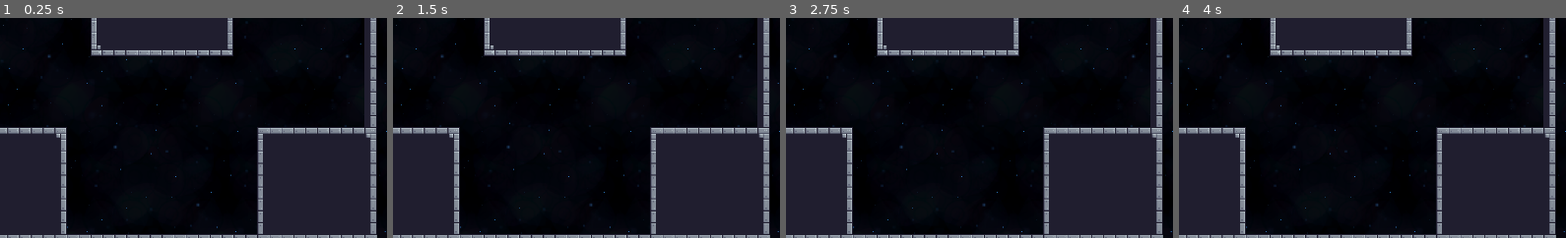
Above: before the commit, frames 1-4 (left to right).
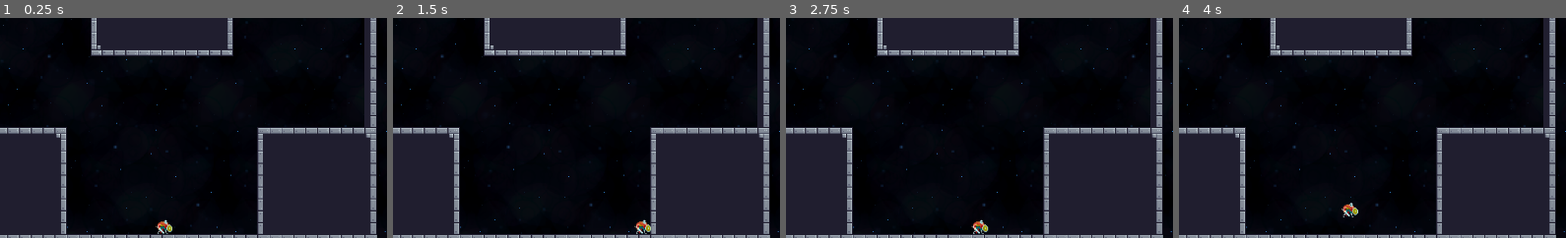
Above: after the commit, the same moments.

Repository: POJSpace/team1-godot-game
Game: Godot game, scene res://Game.tscn
Two runs of this game, one before a commit and one after it. Both use one fixed random seed, a clock stepped at 60 frames per second and the inputs below.
Inputs (mouse positions are % of the whole screen's width and height, from its top left):
- Up to frame 1 (0.25 s): no input
- Up to frame 2 (1.5 s): tap Enter at 0.5 s; move the mouse to (72, 45) at 0.52 s; hold D (right) from 0.53 s (still down); tap Space (jump) at 0.77 s; move the mouse to (30, 55) at 1.27 s
- Up to frame 3 (2.75 s): tap Space (jump) at 1.52 s; move the mouse to (60, 28) at 2.02 s; release D (right) at 2.03 s; hold A (left) from 2.03 s (still down)
- Up to frame 4 (4 s): tap Space (jump) at 2.75, 3.02, 3.77 s; move the mouse to (45, 70) at 2.77 s; release A (left) at 2.78 s; hold D (right) from 2.78 s (still down); move the mouse to (80, 65) at 3.52 s
The pictures show only the part of the screen within x 29-79%, y 50-100%; the shares and areas given below are measured in that part.

The runs differ from the first frame. In frame 1, 0.2% of the frame differs, in the area x 40-45%, y 91-99%; in frame 2, 0.2%; in frame 3, 0.2%; in frame 4, 0.2%, in the area x 41-47%, y 83-91%.

Commit message:
tons of assets

Diff:
--- a/Game.tscn
+++ b/Game.tscn
@@ -6,6 +6,7 @@
 [ext_resource path="res://assets/bg4.png" type="Texture" id=4]
 [ext_resource path="res://assets/+EHw2U.png" type="Texture" id=5]
 [ext_resource path="res://assets/pixel-dark-planet-fantasy-silhouette-art.jpeg" type="Texture" id=6]
+[ext_resource path="res://viking2.png" type="Texture" id=7]
 [ext_resource path="res://KinematicBody2D.gd" type="Script" id=8]
 [ext_resource path="res://assets/black_block.png" type="Texture" id=9]
 [ext_resource path="res://CameraMovement.gd" type="Script" id=10]
@@ -397,6 +398,7 @@
 script = ExtResource( 8 )
 
 [node name="Sprite" type="Sprite" parent="KinematicBody2D"]
+texture = ExtResource( 7 )
 hframes = 9
 vframes = 6
 
Not shown: 1 places in Game.tscn that only renumber resources
Binary file added: assets/0.png
Not shown, added: assets/0.png.import
Binary file added: assets/5.png
Not shown, added: assets/5.png.import
Binary file added: assets/BG_Nervous_System.png
Not shown, added: assets/BG_Nervous_System.png.import
Binary file added: assets/CastleTiles.png
Not shown, added: assets/CastleTiles.png.import
Binary file added: assets/InfernoTiles.png
Not shown, added: assets/InfernoTiles.png.import
Binary file added: assets/SewerTiles.png
(and 22 more such lines)
